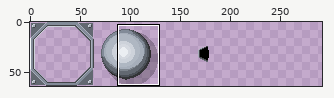
Two states of a sprite sheet, Content/Tilesets/Turret.png. Above: a wide view before the commit, with the close-up outlined.
Close-up. Before:
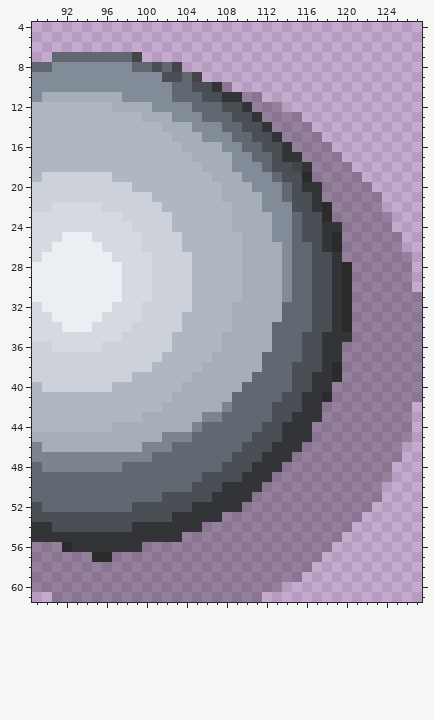
The file is 256x64 pixels. Colours within 5 levels of each other are drawn and written as one. Shown: x 89..127, y 4..61. The old version is drawn lined up with the new one, on the new canvas. The wide view leaves out empty margins. The commit also changed other parts of the picture, which this record leaves out.
The result:
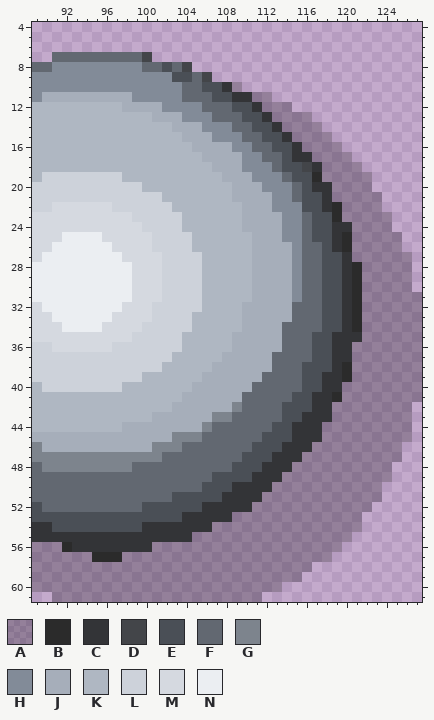
Palette (. is transparent): A #0000003f  B #2b2b2b  C #333437  D #434549  E #4a4f56  F #626871  G #7d848d  H #828b98  J #a6aeba  K #afb7c2  L #cdd2da  M #d5d9e0  N #ebeef2
Edits made:
canvas 256x64 -> 320x64, the old top-left corner now at -64,0 (the part of the old canvas that was cut away was empty and is not shown)
@@ x 89..127 @@
  6 .......................................
- 7 ..FFFFFFFFD............................
- 8 FFHHHHHHHHFFEFD........................
- 9 HHHHHHHHHHHHHEEFD......................
-10 HHHHHHHHHHHHHHFFEECA...................
-11 HJJJJJJJJHHHHHFFFEECCAA................
-12 KKKKKKKKJJJJHHHHFFFEECAAA..............
-13 KKKKKKKKKKKJJJHHHFFFEECAAAA............
-14 KKKKKKKKKKKKKJJJHHHFFEECAAAA...........
-15 KKKKKKKKKKKKKKJJJHHHFFEECAAAA..........
-16 KKKKKKKKKKKKKKKJJJJHHFFEECAAAA.........
-17 KKKKKKKKKKKKKKKKJJJJHHFFECCAAAA........
-18 KKKKKKKKKKKKKKKKKJJJHHHFEEDCAAAA.......
-19 KLLLLLLLKKKKKKKKKKJJJHHHFEEBAAAAA......
-20 LLLLLLLLLLKKKKKKKKKJJJHHHFECCAAAAA.....
-21 LLLLLLLLLLLLKKKKKKKJJJJHHFEECAAAAAA....
-22 LLMMMMMLLLLLLKKKKKKKJJJHHHEECBAAAAA....
-23 MMMMMMMMMLLLLLKKKKKKJJJJHHFEEBAAAAAA...
-24 MMMMMMMMMMLLLLKKKKKKJJJJHHFEECCAAAAA...
-25 MMMNNNMMMMMLLLLKKKKKKJJJHHFEECBAAAAAA..
-26 MMNNNNNMMMMLLLLKKKKKKJJJJHFFECBAAAAAA..
-27 MNNNNNNNMMMMLLLLKKKKKJJJJHFFEECAAAAAAA.
-28 NNNNNNNNNMMMLLLLKKKKKJJJJHFFEECBAAAAAA.
-29 NNNNNNNNNMMMLLLLKKKKKJJJJHFFEECBAAAAAA.
-30 NNNNNNNNNMMMLLLLKKKKKJJJJHFFEECBAAAAAA.
-31 NNNNNNNNNMMMLLLLKKKKKJJJJHFFEECBAAAAAAA
-32 MNNNNNNNMMMLLLLLKKKKJJJJJFFFEECBAAAAAAA
-33 MMNNNNNMMMMLLLLKKKKKJJJJJFFFEECBAAAAAAA
-34 MMMNNNMMMMLLLLLKKKKKJJJJFFFFEECBAAAAAAA
-35 MMMMMMMMMLLLLLKKKKKJJJJJFFFEECCCAAAAAAA
-36 LLMMMMMLLLLLLLKKKKKJJJJJFFFEECCAAAAAAAA
-37 LLLLLLLLLLLLLKKKKKJJJJJFFFFEECCAAAAAAAA
-38 LLLLLLLLLLLLKKKKKJJJJJJFFFEEECBAAAAAAAA
-39 LLLLLLLLLLKKKKKKJJJJJJFFFFEECCBAAAAAAAA
-40 KLLLLLLLKKKKKKKJJJJJJFFFFFEECCAAAAAAAAA
-41 KKKKKKKKKKKKKKJJJJJJFFFFFEECCBAAAAAAAAA
-42 KKKKKKKKKKKKKJJJJJJGFFFFEEECCAAAAAAAAA.
-43 KKKKKKKKKKKJJJJJJGGFFFFFEECCCAAAAAAAAA.
-44 KKKKKKKKJJJJJJJJGFFFFFFEECCCAAAAAAAAAA.
-45 JJJJJJJJJJJJJGGGFFFFFFEEECCCAAAAAAAAAA.
-46 GJJJJJJJJJJGGGFFFFFFFEEECCCAAAAAAAAAA..
-47 GGGGGGGGGGGGFFFFFFFFEEECCCAAAAAAAAAAA..
-48 FGGGGGGGGFFFFFFFFFFEEECCCAAAAAAAAAAA...
-49 FFFFFFFFFFFFFFFFFEEEECCCAAAAAAAAAAAA...
-50 FFFFFFFFFFFFFFFFEEECCCCAAAAAAAAAAAA....
-51 FFFFFFFFFFFFFEEEEECCCCAAAAAAAAAAAAA....
-52 EFFFFFFFFFEEEEEECCCCCAAAAAAAAAAAAA.....
-53 EEEEEEEEEEEEEECCCCCAAAAAAAAAAAAAA......
-54 CCEEEEEEEECCCCCCCAAAAAAAAAAAAAAA.......
-55 CCCCCCCCCCCCCCCAAAAAAAAAAAAAAAA........
-56 AAABCCCCCCCAAAAAAAAAAAAAAAAAAA.........
-57 AAAAAABBAAAAAAAAAAAAAAAAAAAAA..........
+ 7 ..FFFFFFFFFD...........................
+ 8 FFHHHHHHHHHFFEFD.......................
+ 9 HHHHHHHHHHHHHHEEFD.....................
+10 HHHHHHHHHHHHHHHFFEECA..................
+11 HJJJJJJJJJHHHHHFFFEECCAA...............
+12 KKKKKKKKKJJJJHHHHFFFEECAAA.............
+13 KKKKKKKKKKKKJJJHHHFFFEECAAAA...........
+14 KKKKKKKKKKKKKKJJJHHHFFEECAAAA..........
+15 KKKKKKKKKKKKKKKJJJHHHFFEECAAAA.........
+16 KKKKKKKKKKKKKKKKJJJJHHFFEECAAAA........
+17 KKKKKKKKKKKKKKKKKJJJJHHFFECCAAAA.......
+18 KKKKKKKKKKKKKKKKKKJJJHHHFEEDCAAAA......
+19 KLLLLLLLLKKKKKKKKKKJJJHHHFEEBAAAAA.....
+20 LLLLLLLLLLLKKKKKKKKKJJJHHHFECCAAAA.....
+21 LLLLLLLLLLLLLKKKKKKKJJJJHHFEECAAAAA....
+22 LLMMMMMMLLLLLLKKKKKKKJJJHHHEECBAAAA....
+23 MMMMMMMMMMLLLLLKKKKKKJJJJHHFEEBAAAAA...
+24 MMMMMMMMMMMLLLLKKKKKKJJJJHHFEECCAAAA...
+25 MMMNNNNMMMMMLLLLKKKKKKJJJHHFEECBAAAAA..
+26 MMNNNNNNMMMMLLLLKKKKKKJJJJHFFECBAAAAA..
+27 MNNNNNNNNMMMMLLLLKKKKKJJJJHFFEECAAAAAA.
+28 NNNNNNNNNNMMMLLLLKKKKKJJJJHFFEECBAAAAA.
+29 NNNNNNNNNNMMMLLLLKKKKKJJJJHFFEECBAAAAA.
+30 NNNNNNNNNNMMMLLLLKKKKKJJJJHFFEECBAAAAA.
+31 NNNNNNNNNNMMMLLLLKKKKKJJJJHFFEECBAAAAAA
+32 MNNNNNNNNMMMLLLLLKKKKJJJJJFFFEECBAAAAAA
+33 MMNNNNNNMMMMLLLLKKKKKJJJJJFFFEECBAAAAAA
+34 MMMNNNNMMMMLLLLLKKKKKJJJJFFFFEECBAAAAAA
+35 MMMMMMMMMMLLLLLKKKKKJJJJJFFFEECCCAAAAAA
+36 LLMMMMMMLLLLLLLKKKKKJJJJJFFFEECCAAAAAAA
+37 LLLLLLLLLLLLLLKKKKKJJJJJFFFFEECCAAAAAAA
+38 LLLLLLLLLLLLLKKKKKJJJJJJFFFEEECBAAAAAAA
+39 LLLLLLLLLLLKKKKKKJJJJJJFFFFEECCBAAAAAAA
+40 KLLLLLLLLKKKKKKKJJJJJJFFFFFEECCAAAAAAAA
+41 KKKKKKKKKKKKKKKJJJJJJFFFFFEECCBAAAAAAAA
+42 KKKKKKKKKKKKKKJJJJJJGFFFFEEECCAAAAAAAA.
+43 KKKKKKKKKKKKJJJJJJGGFFFFFEECCCAAAAAAAA.
+44 KKKKKKKKKJJJJJJJJGFFFFFFEECCCAAAAAAAAA.
+45 JJJJJJJJJJJJJJGGGFFFFFFEEECCCAAAAAAAAA.
+46 GJJJJJJJJJJJGGGFFFFFFFEEECCCAAAAAAAAA..
+47 GGGGGGGGGGGGGFFFFFFFFEEECCCAAAAAAAAAA..
+48 FGGGGGGGGGFFFFFFFFFFEEECCCAAAAAAAAAA...
+49 FFFFFFFFFFFFFFFFFFEEEECCCAAAAAAAAAAA...
+50 FFFFFFFFFFFFFFFFFEEECCCCAAAAAAAAAAA....
+51 FFFFFFFFFFFFFFEEEEECCCCAAAAAAAAAAAA....
+52 EFFFFFFFFFFEEEEEECCCCCAAAAAAAAAAAA.....
+53 EEEEEEEEEEEEEEECCCCCAAAAAAAAAAAAA......
+54 CCEEEEEEEEECCCCCCCAAAAAAAAAAAAAAA......
+55 CCCCCCCCCCCCCCCCAAAAAAAAAAAAAAAA.......
+56 AAABCCCCCCCCAAAAAAAAAAAAAAAAAAA........
+57 AAAAAABBBAAAAAAAAAAAAAAAAAAAAA.........
 58 AAAAAAAAAAAAAAAAAAAAAAAAAAAA...........
Boxes around the changes in both close-ups, in picture pixels (x1, y1, x2, y2):
changed: (92, 52, 372, 562)
